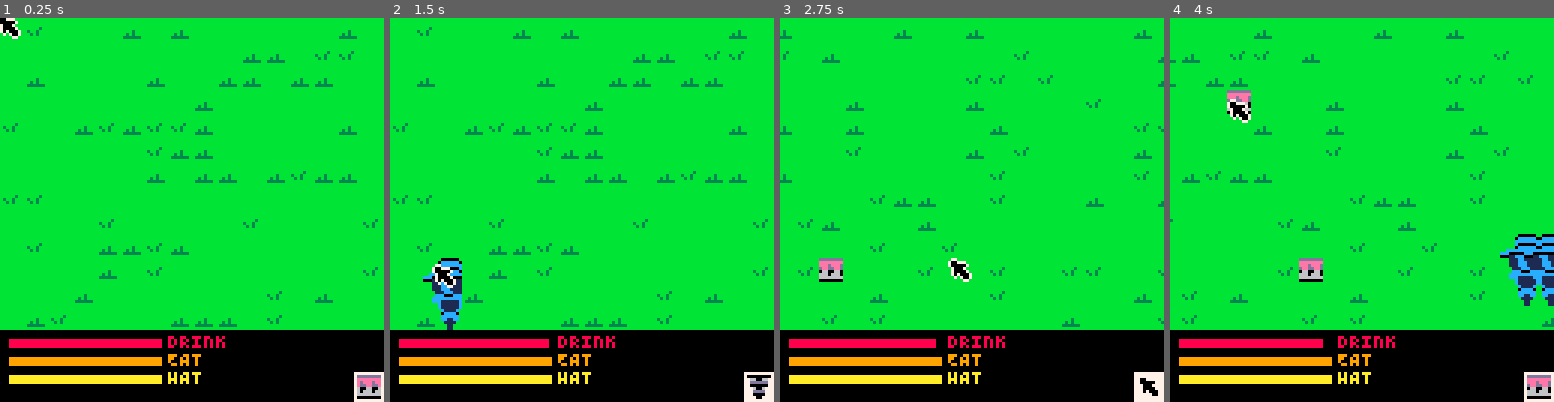
Above: before the commit, frames 1-4 (left to right).
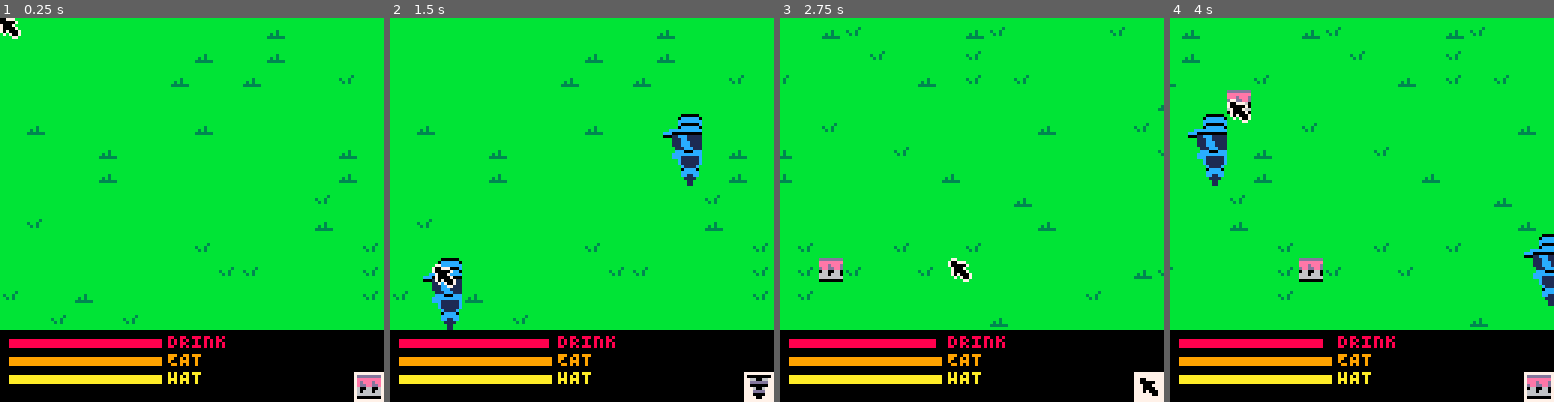
Above: after the commit, the same moments.

Repository: Kiyotoko/the-hive-must-grow
Game: PICO-8 cartridge game.p8
Same seed, same stepped clock (60 frames per second), same inputs: the game is played once before the commit and once after it.
Inputs (mouse positions are in pixels of both pictures, inside the frame that each line leads up to):
- Up to frame 1 (0.25 s): no input
- Up to frame 2 (1.5 s): tap X (X key) at 0.33, 1.07 s; click (670, 121) at 0.67 s; tap O (Z key) at 0.7 s; click (436, 267) at 1.22 s
- Up to frame 3 (2.75 s): hold Right 1.6-2.1 s; tap O (Z key) at 1.7, 2.1, 2.5 s; click (887, 114) at 1.77 s; tap X (X key) at 1.85 s; hold Up 2.15-2.42 s; click (952, 259) at 2.32 s; hold Right from 2.47 s (still down)
- Up to frame 4 (4 s): click (1404, 106) at 2.87 s; tap O (Z key) at 2.9, 3.3, 3.7 s; tap X (X key) at 2.97 s; release Right at 3.03 s; hold Left 3.08-3.58 s; click (1465, 256) at 3.42 s; hold Down 3.63-3.97 s; click (1231, 102) at 3.97 s

The runs differ from the first frame. In frame 1, 2.9% of the frame differs, in the area x 0-99%, y 2-81%; in frame 2, 4.1%; in frame 3, 2.6%; in frame 4, 4.8%, in the area x 0-100%, y 2-81%.

Commit message:
Resolve conflicts

Diff:
--- a/buildings.lua
+++ b/buildings.lua
@@ -71,8 +71,24 @@
 Drill.display.max = Drill.frames:len()
 
 function Drill.new(vec)
+    -- check if a building is already present
+    for x = -1, 1 do
+        for y = -1, 1 do
+            if Overlay:get_building(vec.x + x, vec.y + y) ~= nil then
+                -- another building is already build at this place, we can not create a new drill at this position
+                return nil
+            end
+        end
+    end
+
     local created = Building.new(vec)
     setmetatable(created, Drill)
+    -- fill all blocked positions with dummies
+    for x = -1, 1 do
+        for y = -1, 1 do
+            Overlay:set_building(created.pos.x + x, created.pos.y + y, Dummy)
+        end
+    end
     Overlay:set_building(created.pos.x, created.pos.y, created)
     return created
 end
--- a/main.lua
+++ b/main.lua
@@ -42,10 +42,12 @@
     }
     -- LMB
     if mouse == 1 then
-        local factory = BuildOptions[SelectedOption.val]
-        factory(tile)
+        if Overlay:get_building(tile.x, tile.y) == nil then
+            local factory = BuildOptions[SelectedOption.val]
+            factory(tile)
+        end
     -- RMB
-    elseif mouse > 0 then
+    elseif mouse == 2 then
         Overlay:pop_building(tile.x, tile.y)
     end
 
--- a/map.lua
+++ b/map.lua
@@ -1,6 +1,12 @@
 MapGen = {
     8,
     24,
+    40,
+    40,
+    40,
+    40,
+    40,
+    40,
     40,
     40,
     40,
